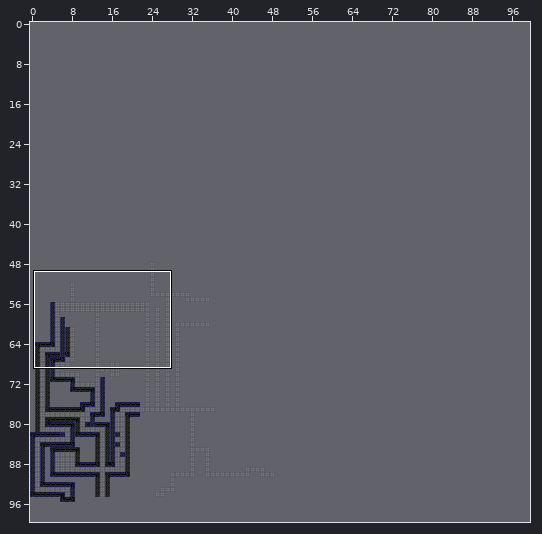
Tiled map, stored at assets/untitled.tmx. Above: a wide view before the commit, with the close-up outlined.
Close-up. Before:
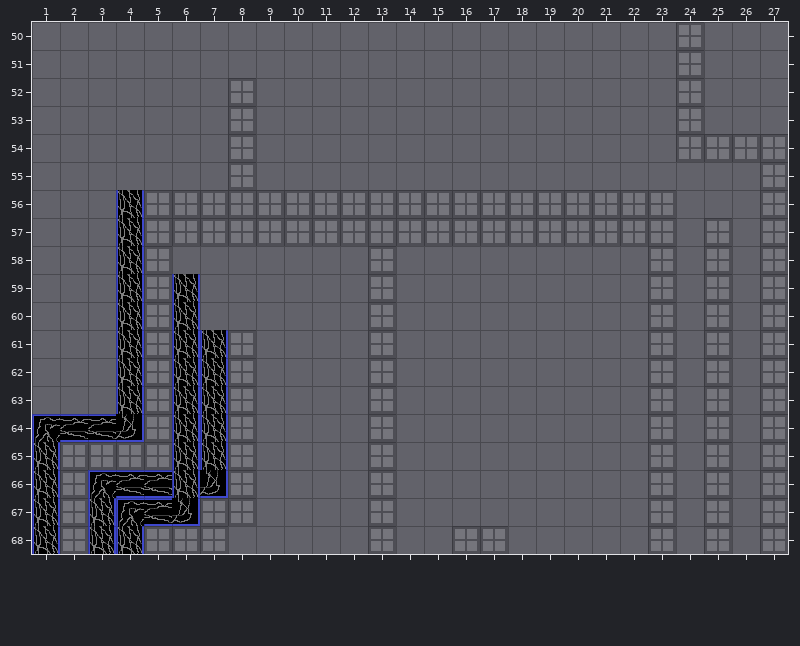
Cells are 32x32 px. Shown: x 1..27, y 50..68. The commit also changed other parts of the map, which this record leaves out.
And afterwards:
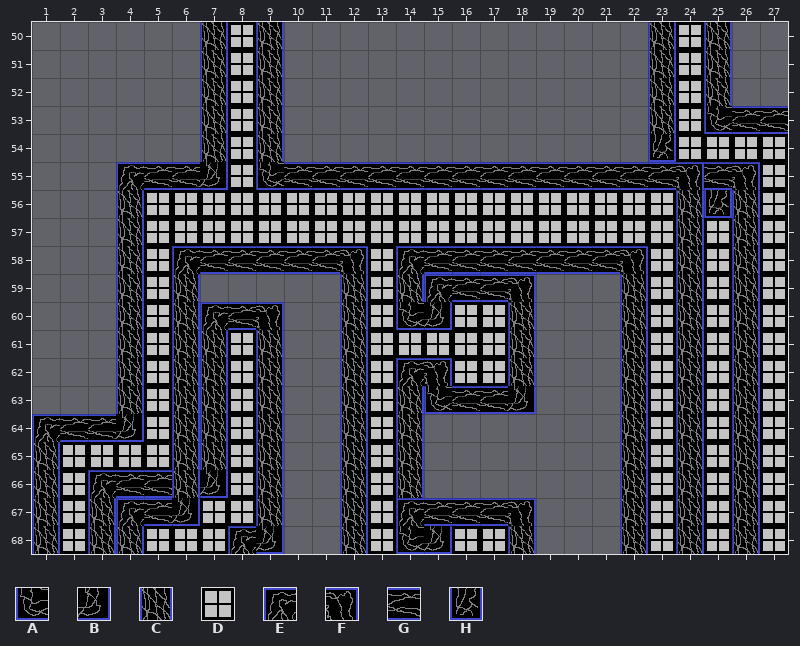
Key: from "Maze": A 0 "bl_corner", B 1 "br_corner", C 3 "h_wall", D 4 "playing", E 5 "tl_corner", F 6 "tr_corner", G 7 "v_wall", H 8 "end_bottom".
_ is an empty cell.
Edits made:
layer "Tile Layer 1" opacity 20% -> 100%
Layer "Tile Layer 1":
y 50..51: x 8 _ -> D
y 60: x 16..17 __ -> DD
y 61: x 14..17 ____ -> DDDD
y 62: x 16..17 __ -> DD
Layer "Walls":
y 50..52: x 7 _ -> C; x 9 _ -> C; x 23 _ -> C; x 25 _ -> C
y 53: x 7 _ -> C; x 9 _ -> C; x 23 _ -> C; x 25..27 ___ -> AGG
y 54: x 7 _ -> C; x 9 _ -> C; x 23 _ -> H
y 55: x 4..7 ____ -> EGGB; x 9..26 __________________ -> AGGGGGGGGGGGGGGFGF
y 56: x 24..26 ___ -> CHC
y 57: x 24 _ -> C; x 26 _ -> C
y 58: x 6..12 _______ -> EGGGGGF; x 14..22 _________ -> EGGGGGGGF; x 24 _ -> C; x 26 _ -> C
y 59: x 12 _ -> C; x 14..18 _____ -> CEGGF; x 22 _ -> C; x 24 _ -> C; x 26 _ -> C
y 60: x 7..9 ___ -> EGF; x 12 _ -> C; x 14..15 __ -> AB; x 18 _ -> C; x 22 _ -> C; x 24 _ -> C; x 26 _ -> C
y 61: x 9 _ -> C; x 12 _ -> C; x 18 _ -> C; x 22 _ -> C; x 24 _ -> C; x 26 _ -> C
y 62: x 9 _ -> C; x 12 _ -> C; x 14..15 __ -> EF; x 18 _ -> C; x 22 _ -> C; x 24 _ -> C; x 26 _ -> C
y 63: x 9 _ -> C; x 12 _ -> C; x 14..18 _____ -> CAGGB; x 22 _ -> C; x 24 _ -> C; x 26 _ -> C
y 64..66: x 9 _ -> C; x 12 _ -> C; x 14 _ -> C; x 22 _ -> C; x 24 _ -> C; x 26 _ -> C
y 67: x 9 _ -> C; x 12 _ -> C; x 14..18 _____ -> EGGGF; x 22 _ -> C; x 24 _ -> C; x 26 _ -> C
y 68: x 8..9 __ -> EB; x 12 _ -> C; x 14..15 __ -> AB; x 18 _ -> C; x 22 _ -> C; x 24 _ -> C; x 26 _ -> C
